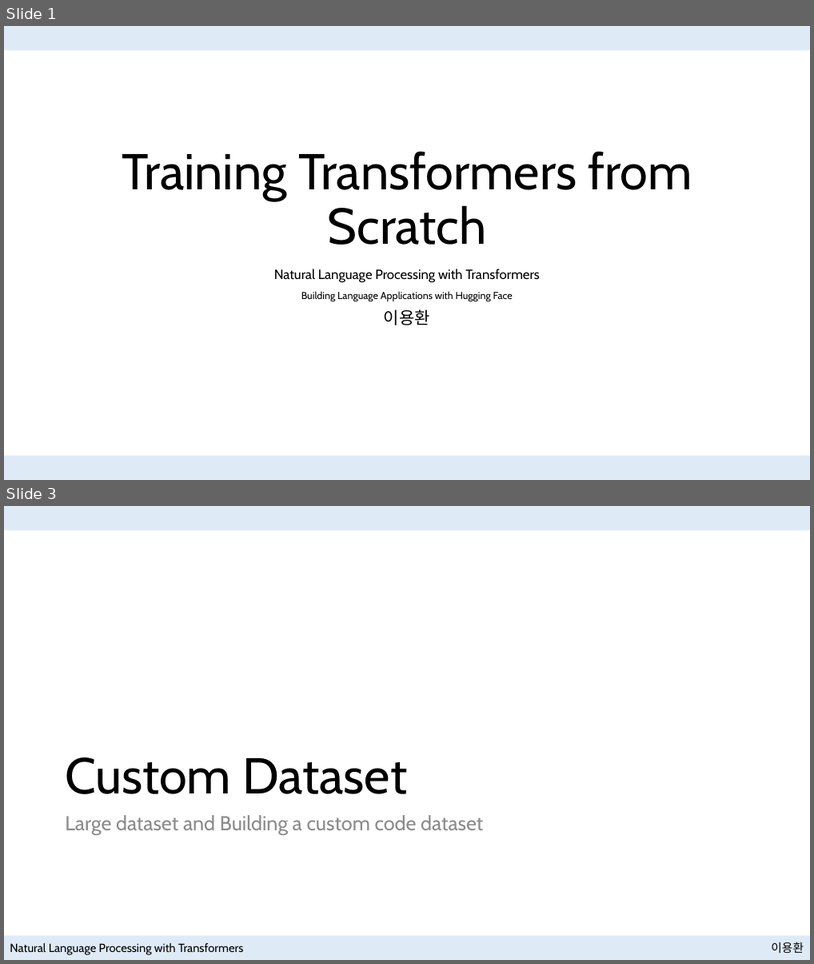
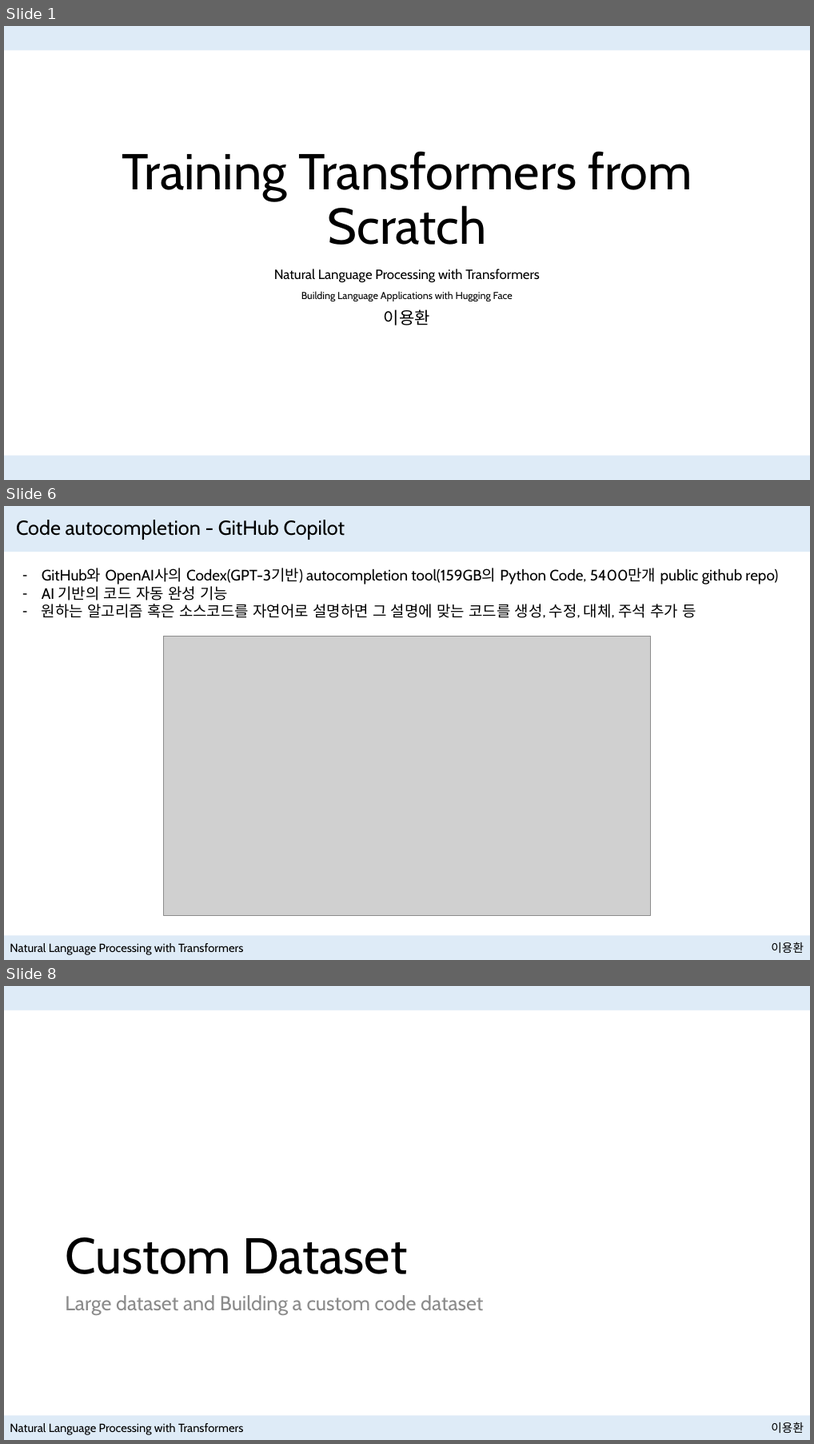
Before and after one commit to NewPlus/SeminarforNLP, a slide deck: Seminar/Book_Natural Language Processing with Transformers/Presentation files/Training Transformers from Scratch with Hugging Face.pptx. Shown one above the other, each under a label of ours: slides 1 and 3 before the commit, slides 1, 6 and 8 after it; the slides between them are not shown. The pictures are 814x964 and 814x1444 pixels, drawn with LibreOffice and Linux fonts; fonts in the diff are those of the drawing; grey boxes stand for pictures. Boxes give left, top, right and bottom in pixels: in the first picture for what was removed or moved away, otherwise in the second. Text is boxed around its words. In the diff, an @@ line names an element or a change of style, - is before the commit and + after.

```diff
--- a/Seminar/Book_Natural Language Processing with Transformers/Presentation files/Training Transformers from Scratch with Hugging Face.pptx
+++ b/Seminar/Book_Natural Language Processing with Transformers/Presentation files/Training Transformers from Scratch with Hugging Face.pptx
@@ slide 6 added at (4,506,810,960), background #FFFFFF; not listed: 3 template elements that a slide beside it also shows @@
@@ rectangle added at (4,506,810,552), fill #DEEBF7 @@
@@ title added at (16,520,345,540), 24 pt, text #000000 @@
+Code autocompletion - GitHub Copilot
@@ text added at (42,568,778,618), 18 pt, text #000000 @@
+– GitHub와 OpenAI사의 Codex(GPT-3기반) autocompletion tool(159GB의 Python Code, 5400만개 public github repo)
+– AI 기반의 코드 자동 완성 기능
+– 원하는 알고리즘 혹은 소스코드를 자연어로 설명하면 그 설명에 맞는 코드를 생성, 수정, 대체, 주석 추가 등
@@ picture added at (164,636,651,915) @@
@@ what was slide 3 is now slide 8 @@
```
Also in this commit, not shown: 3 slides changed, 31 other slides added, 5 other files.
